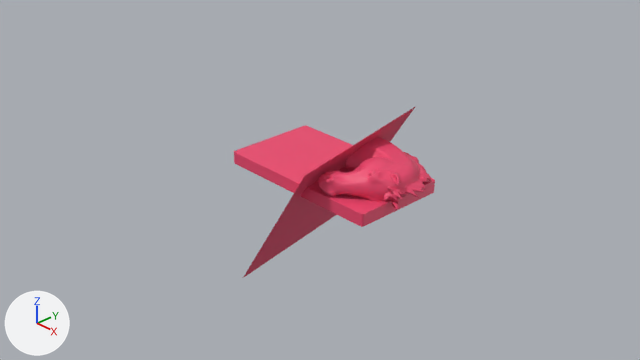
One commit to the Blender file blend/horse.blend: the scene before it, then after it.
One viewpoint serves both versions: the file's camera 'Camera'. Lighting does not change. The marker at lower left points along +X, +Y and +Z.
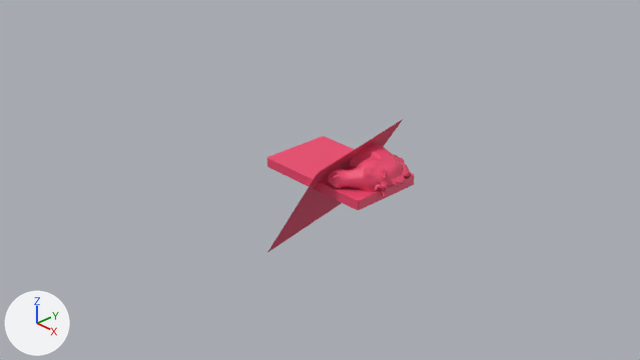
Edits to the scene script, one JSON object a line:
```json
{"op": "set", "path": "ob_cube.location", "old": "(-0.03, 0.21, -0.41)", "new": "(0.15, 0.2, -0.34)"}
{"op": "set", "path": "ob_cube.scale", "old": "(1.38, 0.751, 0.0996)", "new": "(0.955, 0.581, 0.077)"}
{"op": "set", "path": "ob_horse_head_light.location", "old": "(1.12, 0.14, -0.15)", "new": "(0.94, 0.15, -0.13)"}
{"op": "set", "path": "ob_horse_head_light.scale", "old": "(0.296, 0.296, 0.296)", "new": "(0.229, 0.205, 0.229)"}
{"op": "set", "path": "ob_plane.location", "old": "(-0.44, 0.45, -1.09)", "new": "(-0.19, 0.38, -0.83)"}
{"op": "set", "path": "ob_plane.scale", "old": "(1.78, 1.12, 1.78)", "new": "(1.33, 0.868, 1.28)"}
```

What differs and where, as boxes (x1, y1, x2, y2) in the pictures (640 x 360 px):
```json
{"object": "Cube", "change": "moved, rescaled", "before": [234, 126, 435, 227], "after": [267, 136, 414, 210], "on screen": "27% narrower, 26% shorter"}
{"object": "Horse head light", "change": "moved, rescaled", "before": [318, 137, 431, 210], "after": [328, 143, 411, 197], "on screen": "26% narrower, 26% shorter"}
{"object": "Plane", "change": "moved, rescaled", "before": [243, 106, 416, 278], "after": [268, 119, 403, 252], "on screen": "22% narrower, 23% shorter"}
```
